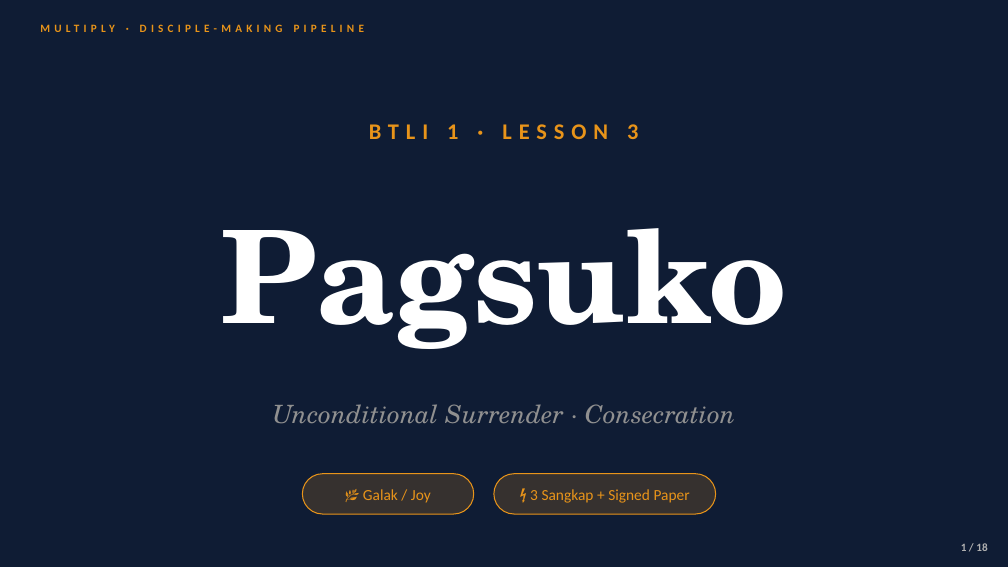
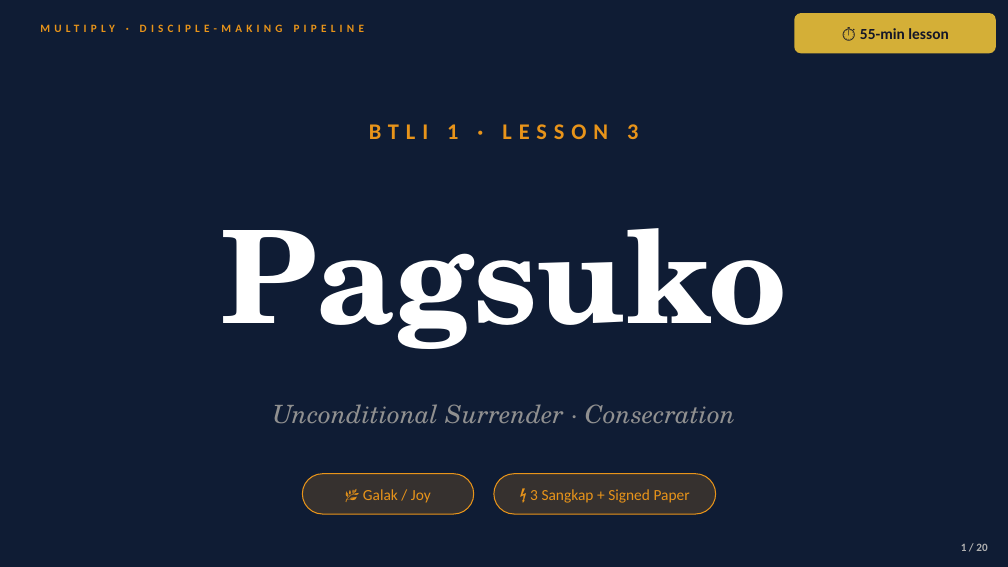
Before and after one commit to gejable1/multiply, a slide deck: slide 1 of lessons/btli101_xrw5fg/btli1_l3_slides.pptx. Drawn at 1008x567 pixels with LibreOffice and Linux fonts; fonts in the diff are those of the drawing. Boxes give left, top, right and bottom in pixels: in the first picture for what was removed or moved away, otherwise in the second. Text is boxed around its words. In the diff, an @@ line names an element or a change of style, - is before the commit and + after.

```diff
--- a/lessons/btli101_xrw5fg/btli1_l3_slides.pptx
+++ b/lessons/btli101_xrw5fg/btli1_l3_slides.pptx
@@ rounded rectangle added at (794, 13, 996, 53), fill #D4AF37, 11 pt, text #141628, bold @@
+⏱ 55-min lesson
```
Also in this commit, not shown: 17 other slides changed, 2 slides added.
